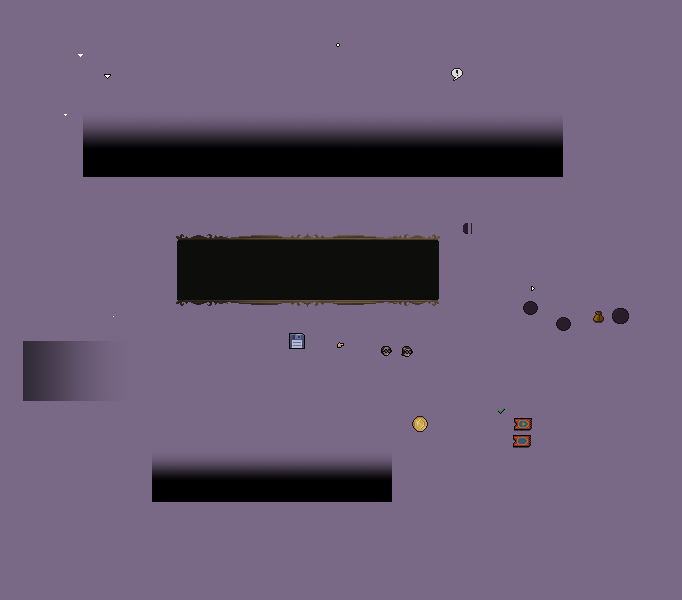
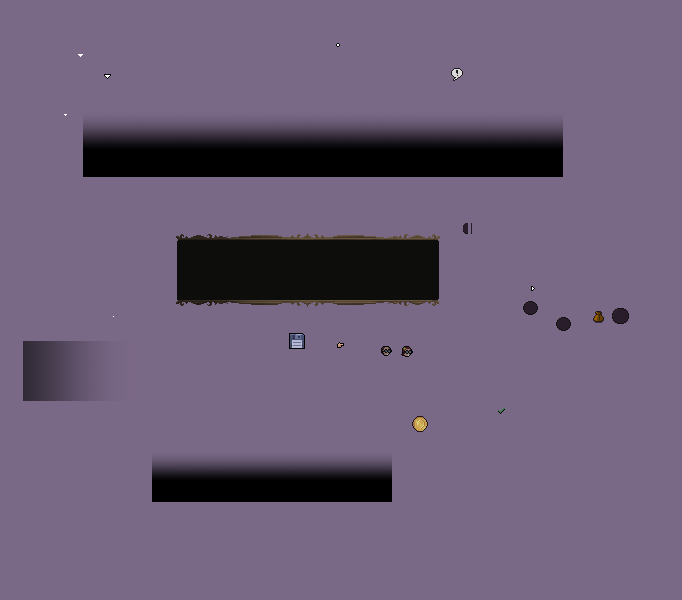
Layered file, before and after one edit (682px x 600px). Changes by layer:
removed layer "TicketIcon.png" from group "Icons" over (x1=514, y1=418, x2=532, y2=430)
removed layer "TicketPriceIcon.png" from group "Icons" over (x1=513, y1=435, x2=531, y2=447)
